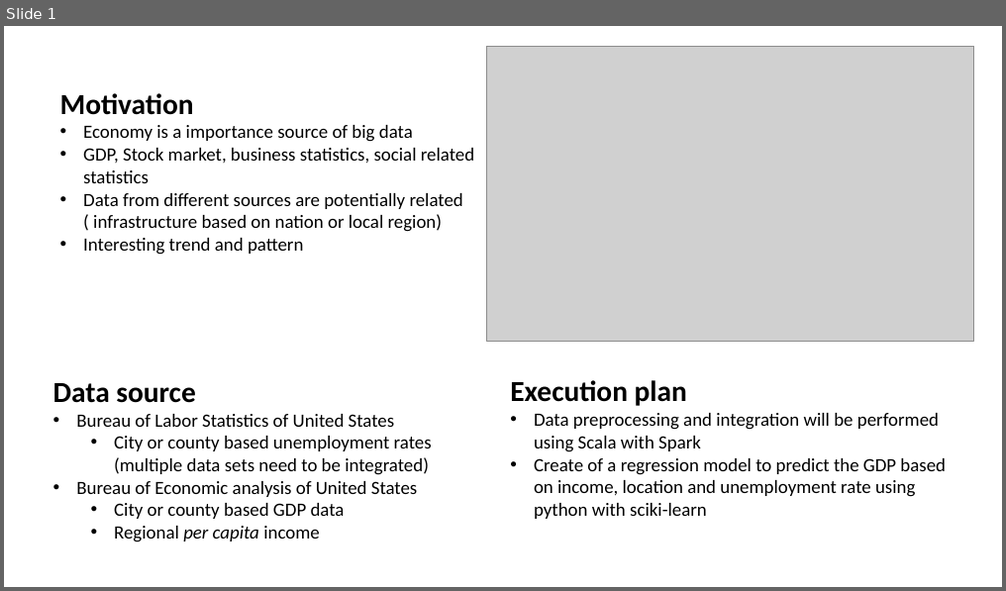
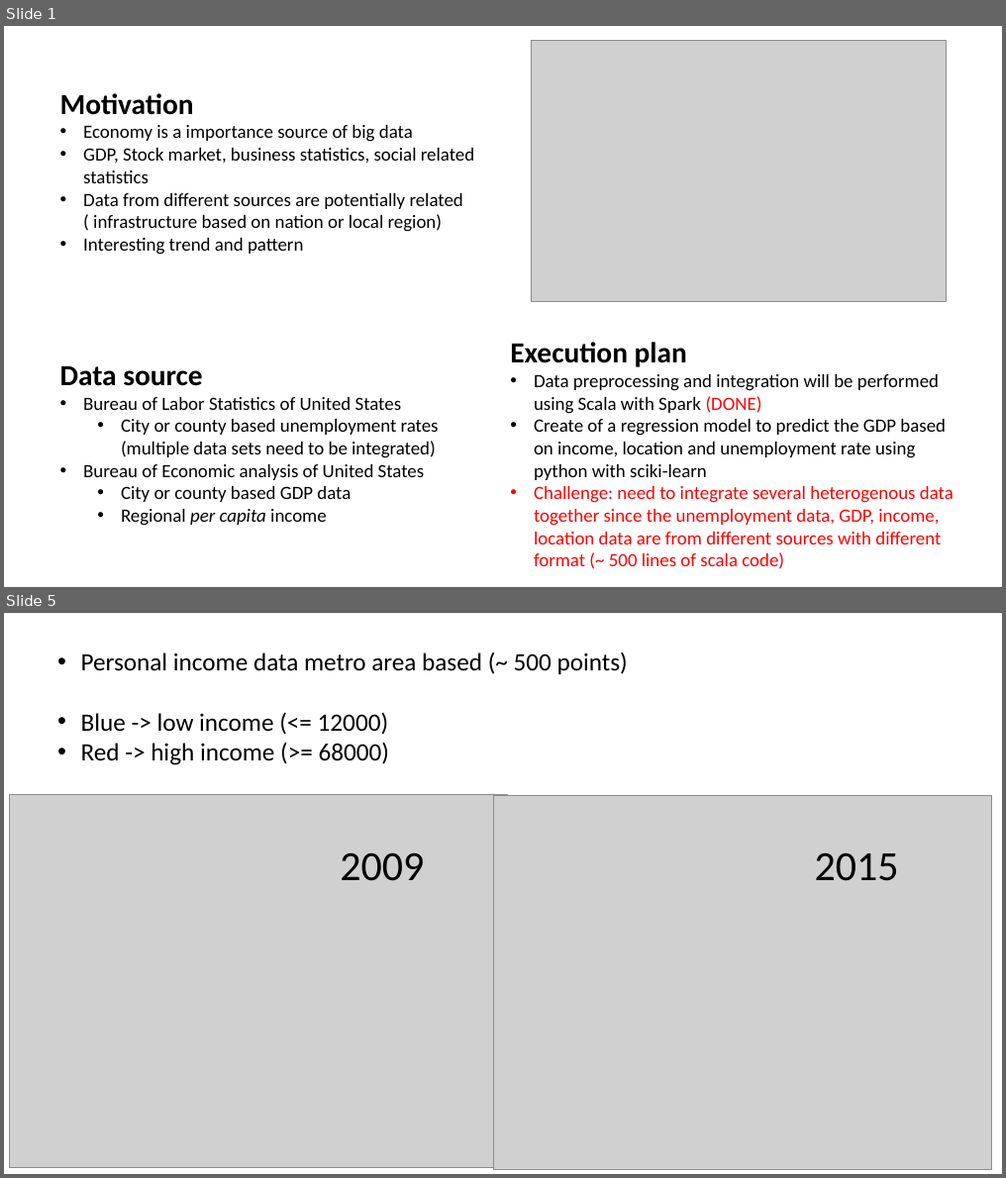
Before and after one commit to alexpython1988/cap5771, a slide deck: proj/final_project_group_30.pptx. Shown one above the other, each under a label of ours: slide 1 before the commit, slides 1 and 5 after it; the slides between them are not shown. The pictures are 1006x591 and 1006x1178 pixels, drawn with LibreOffice and Linux fonts; fonts in the diff are those of the drawing; grey boxes stand for pictures. Boxes give left, top, right and bottom in pixels: in the first picture for what was removed or moved away, otherwise in the second. Text is boxed around its words. In the diff, an @@ line names an element or a change of style, - is before the commit and + after.

Commit message:
data mining project done

```diff
--- a/proj/final_project_group_30.pptx
+++ b/proj/final_project_group_30.pptx
@@ slide 5 added at <box>4,613,1002,1174</box>, background #FFFFFF @@
@@ text added at <box>81,652,628,765</box>, 24 pt, text #000000 @@
+• Personal income data metro area based (~ 500 points)
+• Blue -> low income (<= 12000)
+• Red -> high income (>= 68000)
@@ picture added at <box>9,794,508,1167</box> @@
@@ picture added at <box>494,796,992,1169</box> @@
@@ text added at <box>340,853,424,881</box>, 40 pt, text #000000 @@
+2009
@@ text added at <box>815,853,899,881</box>, 40 pt, text #000000 @@
+2015
@@ slide 1 changed as well @@
@@ picture: place and size @@
-picture at <box>487,46,975,341</box>
+picture at <box>531,41,946,301</box>
@@ text "Execution plan": place and size @@
-text "Execution plan" at <box>510,380,945,519</box>
+text "Execution plan" at <box>510,342,953,570</box>
@@ text "Data source": place and size @@
-text "Data source" at <box>54,383,432,543</box>
+text "Data source" at <box>60,367,439,526</box>
@@ text at <box>534,374,939,414</box>: text changed @@
-• Data preprocessing and integration will be performed using Scala with Spark
+• Data preprocessing and integration will be performed using Scala with Spark (DONE)
@@ text at <box>534,486,953,570</box>: paragraph added @@
+• Challenge: need to integrate several heterogenous data together since the unemployment data, GDP, income, location data are from different sources with different format (~ 500 lines of scala code)
```
Also in this commit, not shown: 5 other slides added, 2 slides removed, 7 other files.
